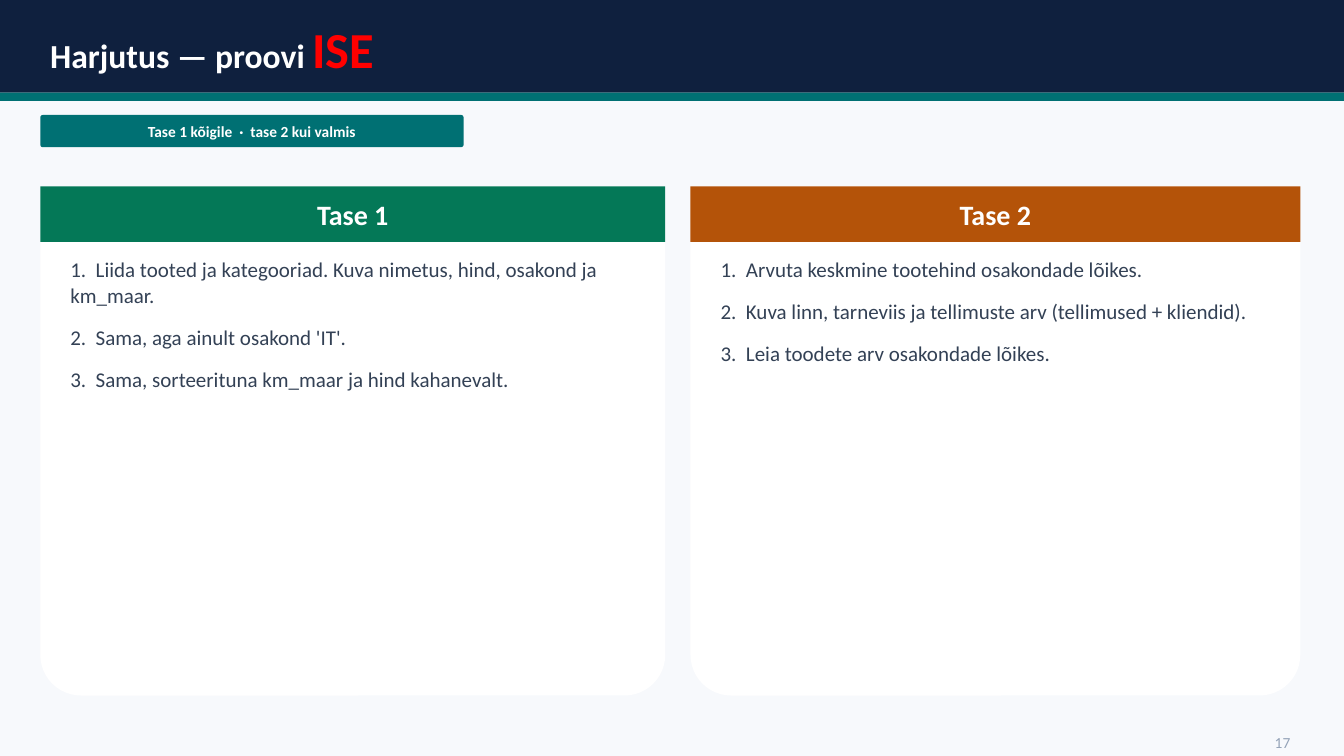
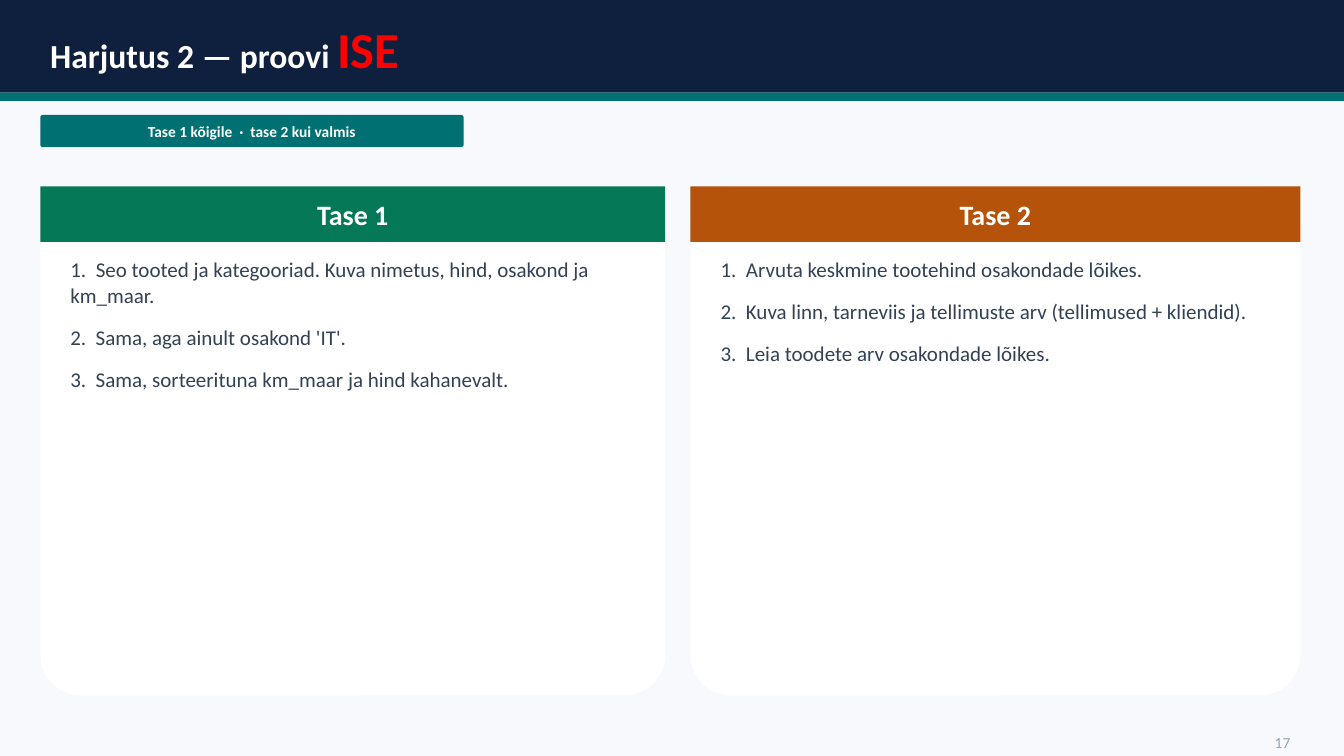
Before and after one commit to emilieabel/andmetarkus, a slide deck: slide 13 of Materjalid/Day8 SQL/8-paev-andmetarkus-esitlus.pptx (slide 15 before the commit). Drawn at 1344x756 pixels with LibreOffice and Linux fonts; fonts in the diff are those of the drawing. Boxes give left, top, right and bottom in pixels: in the first picture for what was removed or moved away, otherwise in the second. Text is boxed around its words. In the diff, an @@ line names an element or a change of style, - is before the commit and + after.

```diff
--- a/Materjalid/Day8 SQL/8-paev-andmetarkus-esitlus.pptx
+++ b/Materjalid/Day8 SQL/8-paev-andmetarkus-esitlus.pptx
@@ text at (50,35,399,74): text changed @@
-Harjutus — proovi ISE
+Harjutus 2 — proovi ISE
@@ text at (70,262,588,306): text changed @@
-1. Liida tooted ja kategooriad. Kuva nimetus, hind, osakond ja km_maar.
+1. Seo tooted ja kategooriad. Kuva nimetus, hind, osakond ja km_maar.
```
Also in this commit, not shown: 7 other slides changed, 11 slides removed, 1 other file.
